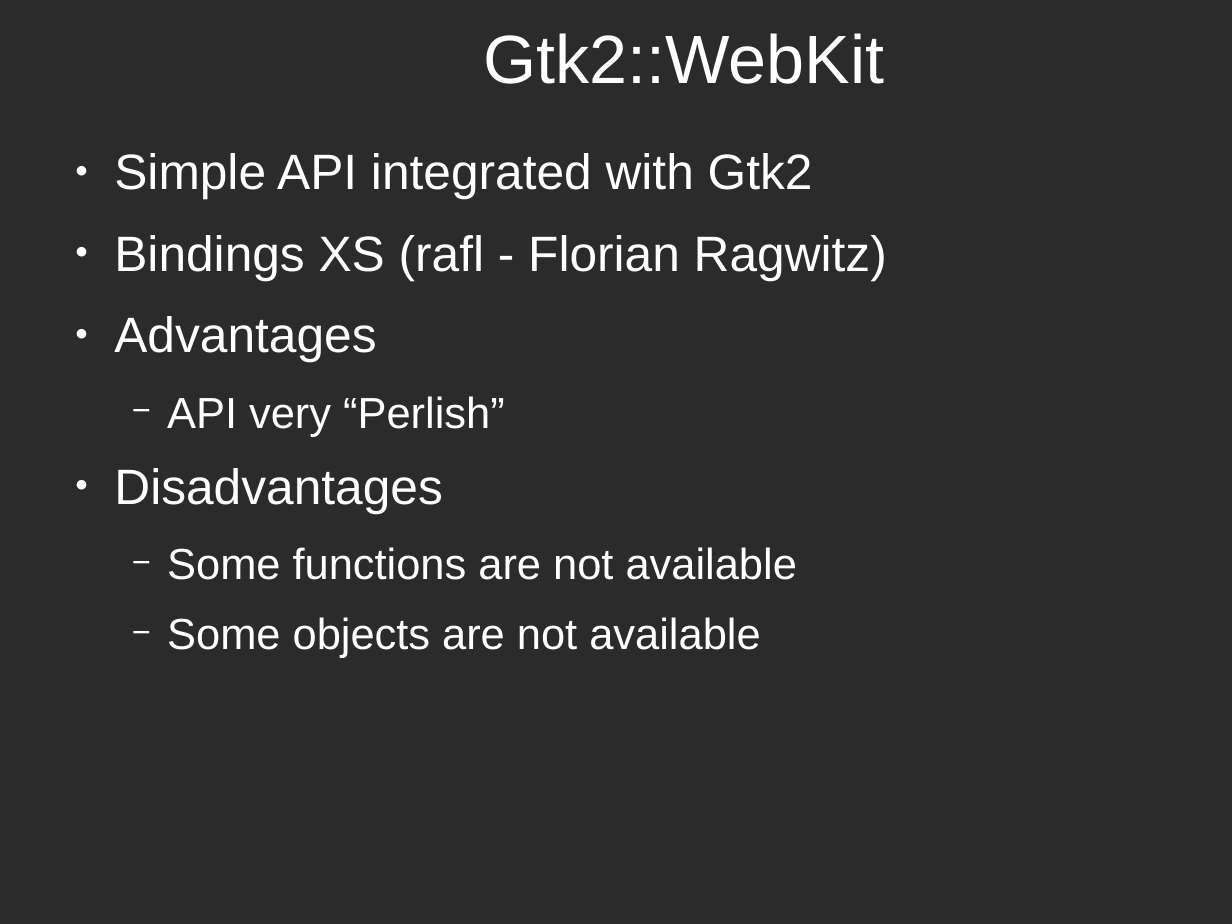
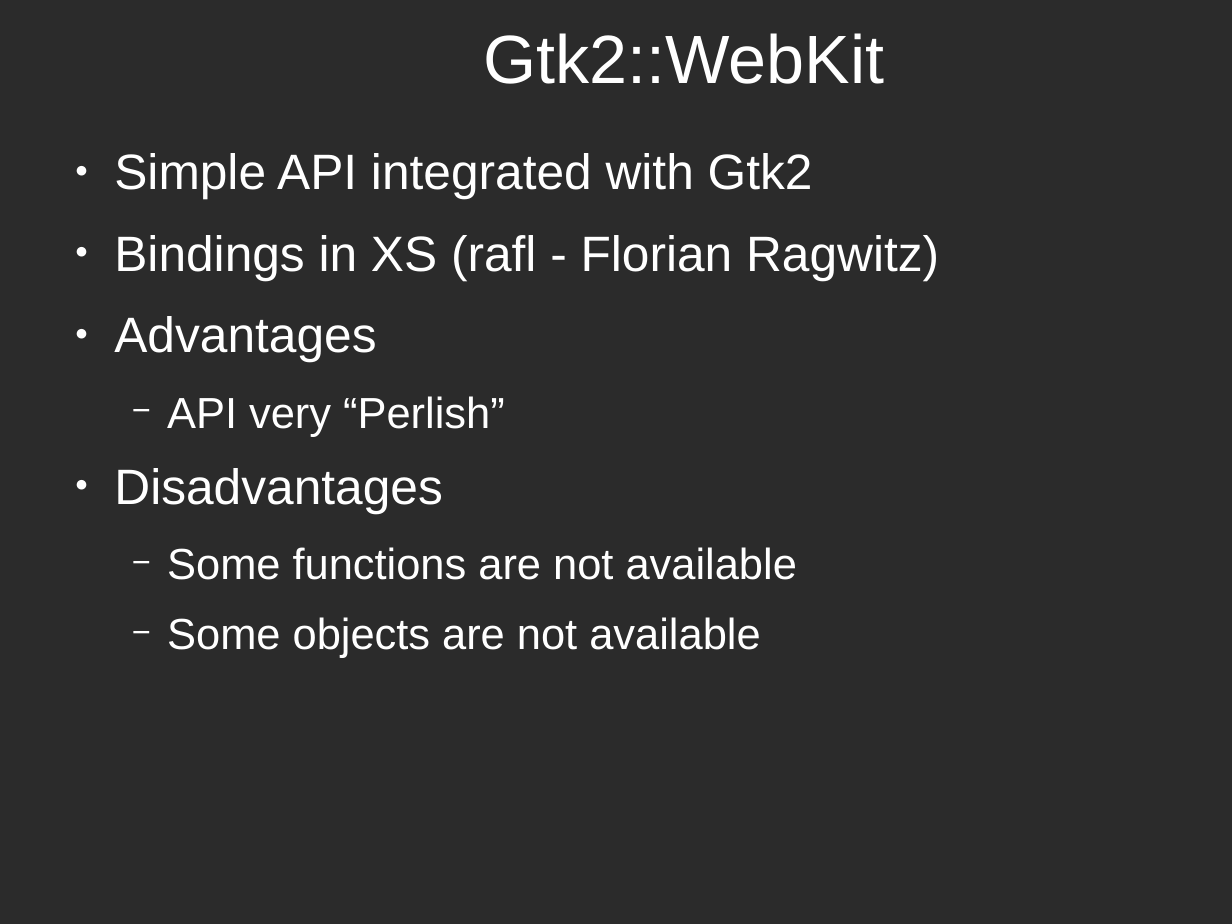
Before and after one commit to potyl/Webkit, a slide deck: slide 8 of WebKit-en.odp (slide 7 before the commit). Drawn at 1232x924 pixels with LibreOffice and Linux fonts; fonts in the diff are those of the drawing; background and template pictures are left out; a plain dark background stands for a picture behind light text. Boxes give left, top, right and bottom in pixels: in the first picture for what was removed or moved away, otherwise in the second. Text is boxed around its words. In the diff, an @@ line names an element or a change of style, - is before the commit and + after.

```diff
--- a/WebKit-en.odp
+++ b/WebKit-en.odp
@@ text at bbox=[114, 235, 939, 280]: text changed @@
-● Bindings XS (rafl - Florian Ragwitz)
+● Bindings in XS (rafl - Florian Ragwitz)
```
Also in this commit, not shown: 4 other slides changed, 2 slides added, 3 slides removed.
